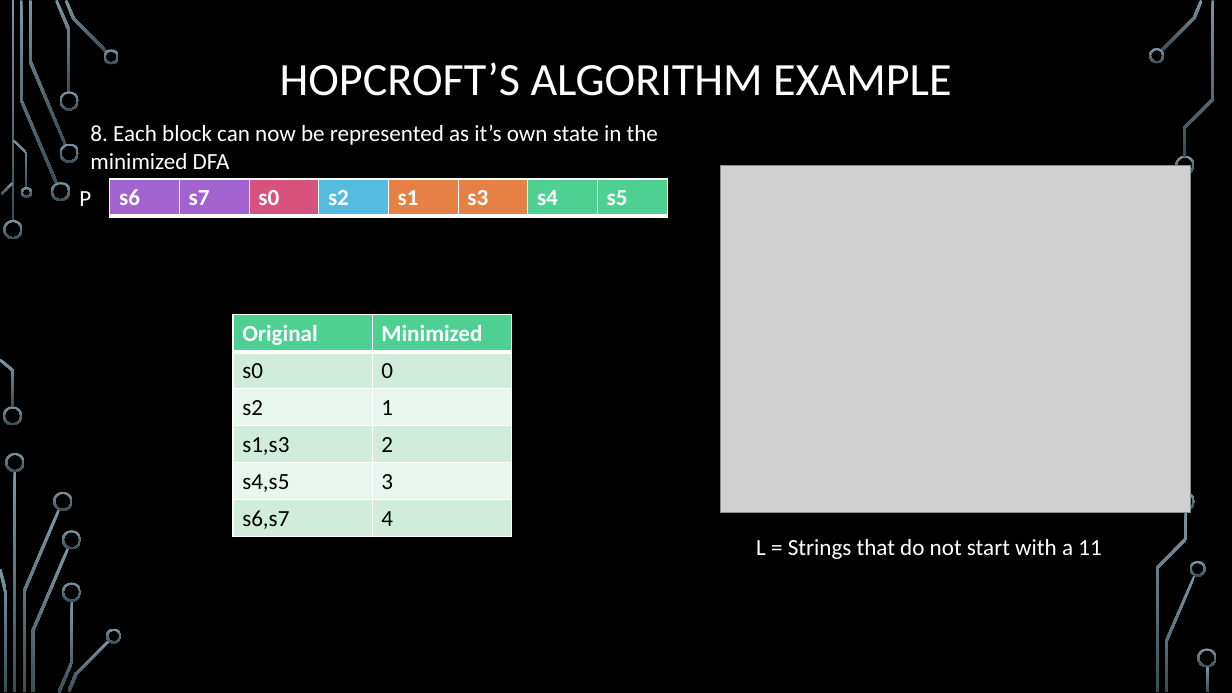
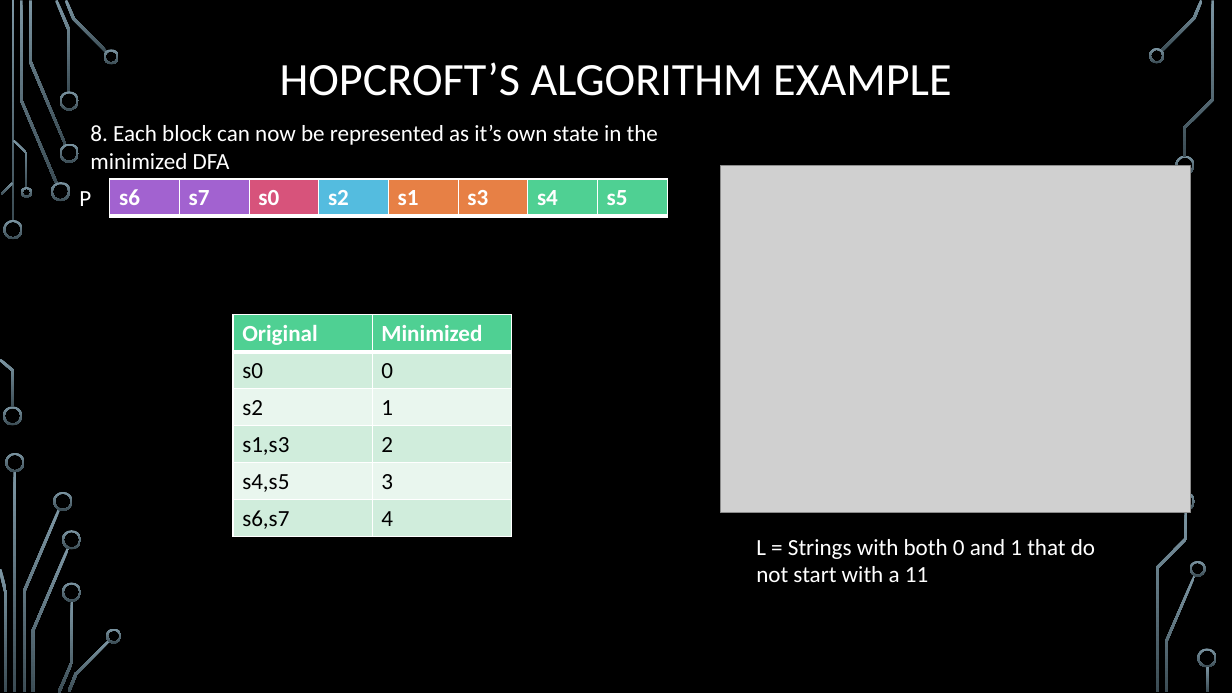
Before and after one commit to markfloryan/advalgo_projects, a slide deck: slide 16 of projects/13-Hopcroft/slides/presentation_hopcrofts.pptx. Drawn at 1232x693 pixels with LibreOffice and Linux fonts; fonts in the diff are those of the drawing; grey boxes stand for pictures; background and template pictures are left out. Boxes give left, top, right and bottom in pixels: in the first picture for what was removed or moved away, otherwise in the second. Text is boxed around its words. In the diff, an @@ line names an element or a change of style, - is before the commit and + after.

```diff
--- a/projects/13-Hopcroft/slides/presentation_hopcrofts.pptx
+++ b/projects/13-Hopcroft/slides/presentation_hopcrofts.pptx
@@ text at <box>756,539,1095,582</box>: text changed @@
-L = Strings that do not start with a 11
+L = Strings with both 0 and 1 that do not start with a 11
```
Also in this commit, not shown: 2 other slides changed.
